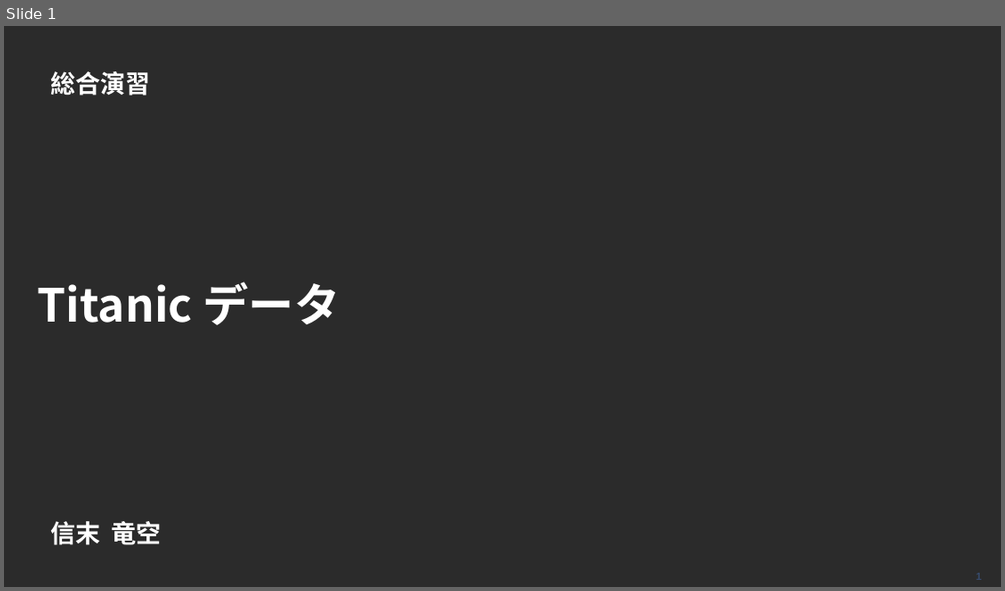
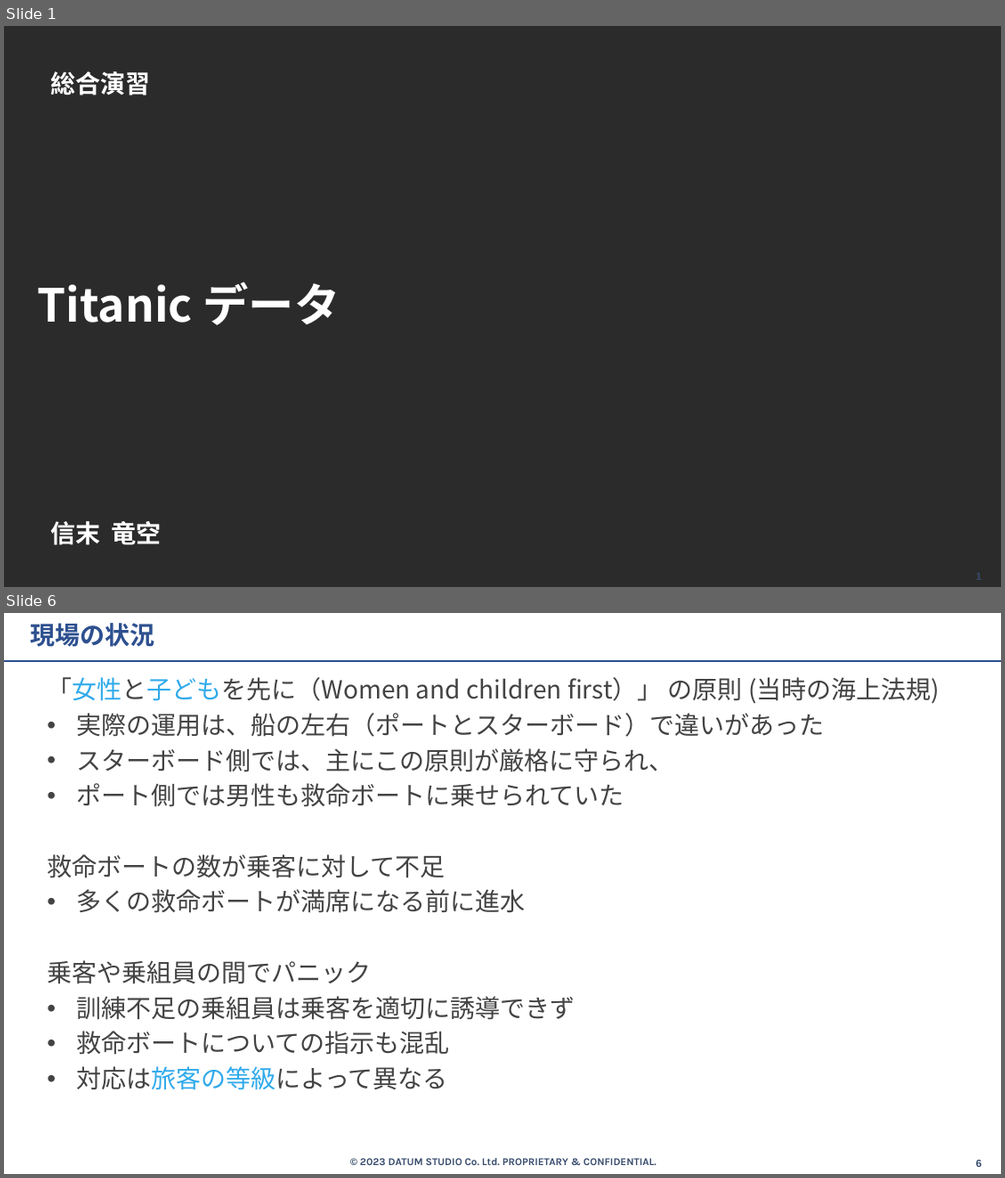
Before and after one commit to beuxor/ensyu_integrated, a slide deck: slides/NOBUSUE_Ryuku_Titanic.pptx. Shown one above the other, each under a label of ours: slide 1 before the commit, slides 1 and 6 after it; the slides between them are not shown. The pictures are 1005x591 and 1005x1178 pixels, drawn with LibreOffice and Linux fonts; fonts in the diff are those of the drawing; background and template pictures are left out; a plain dark background stands for a picture behind light text. Boxes give left, top, right and bottom in pixels: in the first picture for what was removed or moved away, otherwise in the second. Text is boxed around its words. In the diff, an @@ line names an element or a change of style, - is before the commit and + after.

```diff
--- a/slides/NOBUSUE_Ryuku_Titanic.pptx
+++ b/slides/NOBUSUE_Ryuku_Titanic.pptx
@@ slide 6 added at [4, 613, 1001, 1174], background #FFFFFF; not listed: 1 template element that a slide beside it also shows @@
@@ title added at [30, 623, 154, 647], 24 pt, text #2D508F, bold @@
+現場の状況
@@ line added from (4, 661) to (1001, 661), #2D508F 1 pt @@
@@ text added at [47, 677, 939, 1090], 24 pt, text #434343 @@
+「女性と子どもを先に（Women and children first）」 の原則 (当時の海上法規)
+• 実際の運用は、船の左右（ポートとスターボード）で違いがあった
+• スターボード側では、主にこの原則が厳格に守られ、
+• ポート側では男性も救命ボートに乗せられていた
+救命ボートの数が乗客に対して不足
+• 多くの救命ボートが満席になる前に進水
+乗客や乗組員の間でパニック
+• 訓練不足の乗組員は乗客を適切に誘導できず
+• 救命ボートについての指示も混乱
+• 対応は旅客の等級によって異なる
@@ text added at [360, 1158, 656, 1165], 10 pt, text #374B6D, bold @@
+© 2023 DATUM STUDIO Co. Ltd. PROPRIETARY & CONFIDENTIAL.
```
Also in this commit, not shown: 3 slides changed, 19 other slides added, 12 slides removed, 4 other files.
